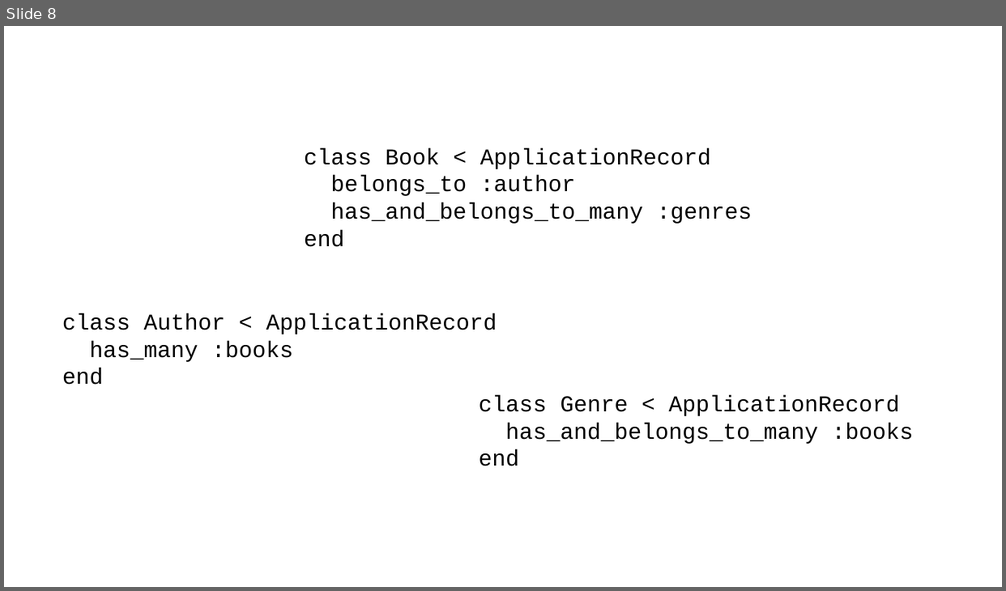
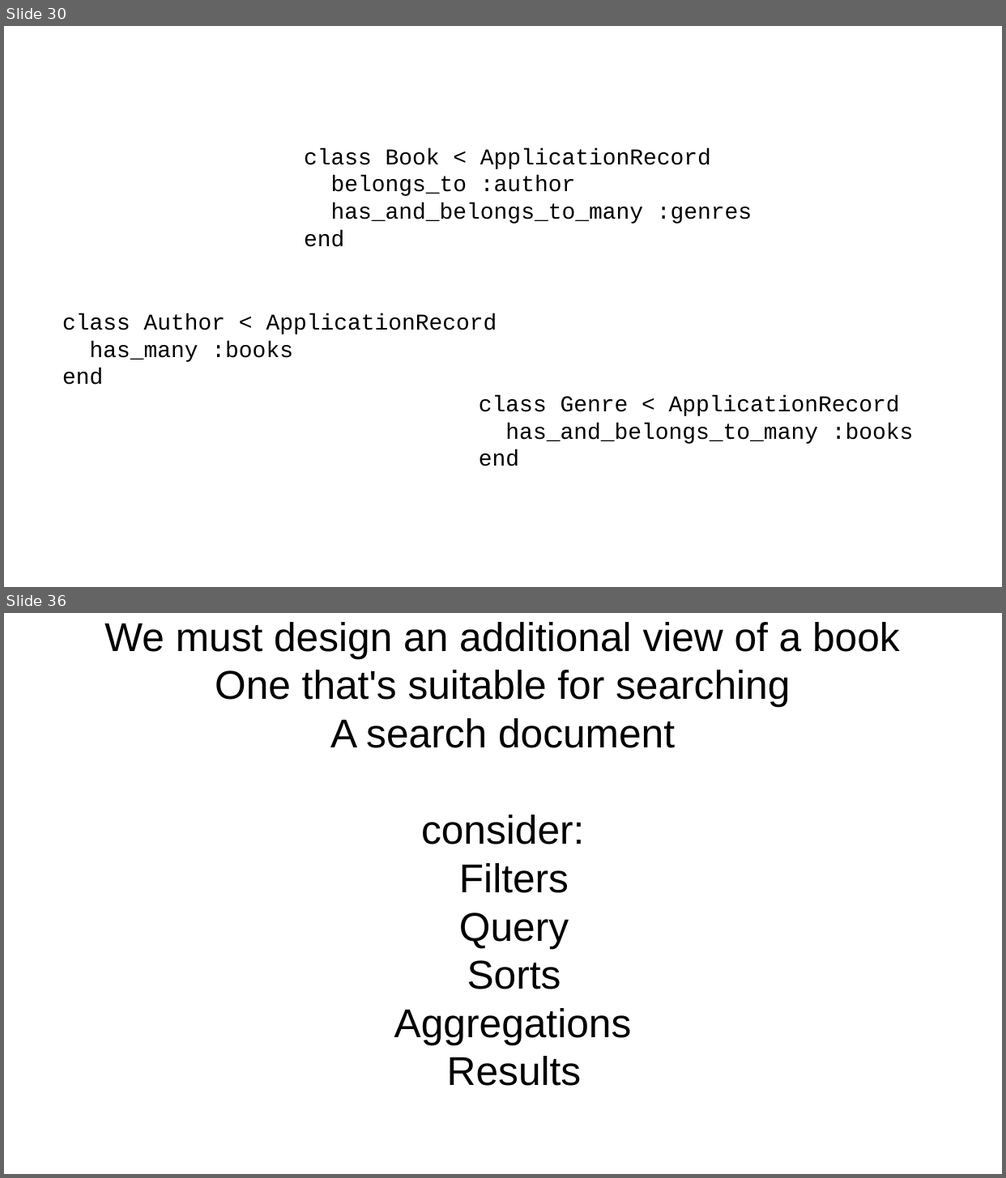
Before and after one commit to chriscressman/architecting-a-search-feature, a slide deck: presentation.odp. Shown one above the other, each under a label of ours: slide 8 before the commit, slides 30 and 36 after it; the slides between them are not shown. The pictures are 1006x591 and 1006x1178 pixels, drawn with LibreOffice and Linux fonts; fonts in the diff are those of the drawing. Boxes give left, top, right and bottom in pixels: in the first picture for what was removed or moved away, otherwise in the second. Text is boxed around its words. In the diff, an @@ line names an element or a change of style, - is before the commit and + after.

```diff
--- a/presentation.odp
+++ b/presentation.odp
@@ slide 36 added at bbox=[4, 613, 1002, 1174], background #FFFFFF @@
@@ subtitle added at bbox=[104, 622, 900, 1086], 32 pt, text #000000 @@
+We must design an additional view of a book
+One that's suitable for searching
+A search document
+consider:
+Filters
+Query
+Sorts
+Aggregations
+Results
@@ what was slide 8 is now slide 30 @@
```
Also in this commit, not shown: 64 other slides added, 4 slides removed.
